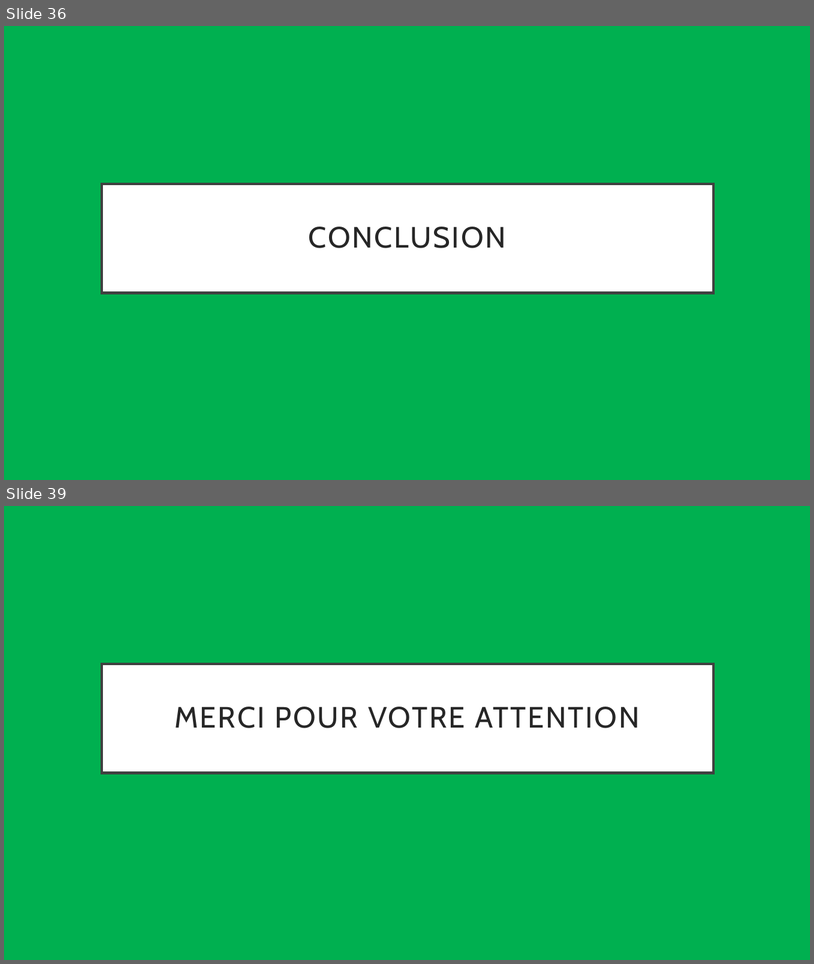
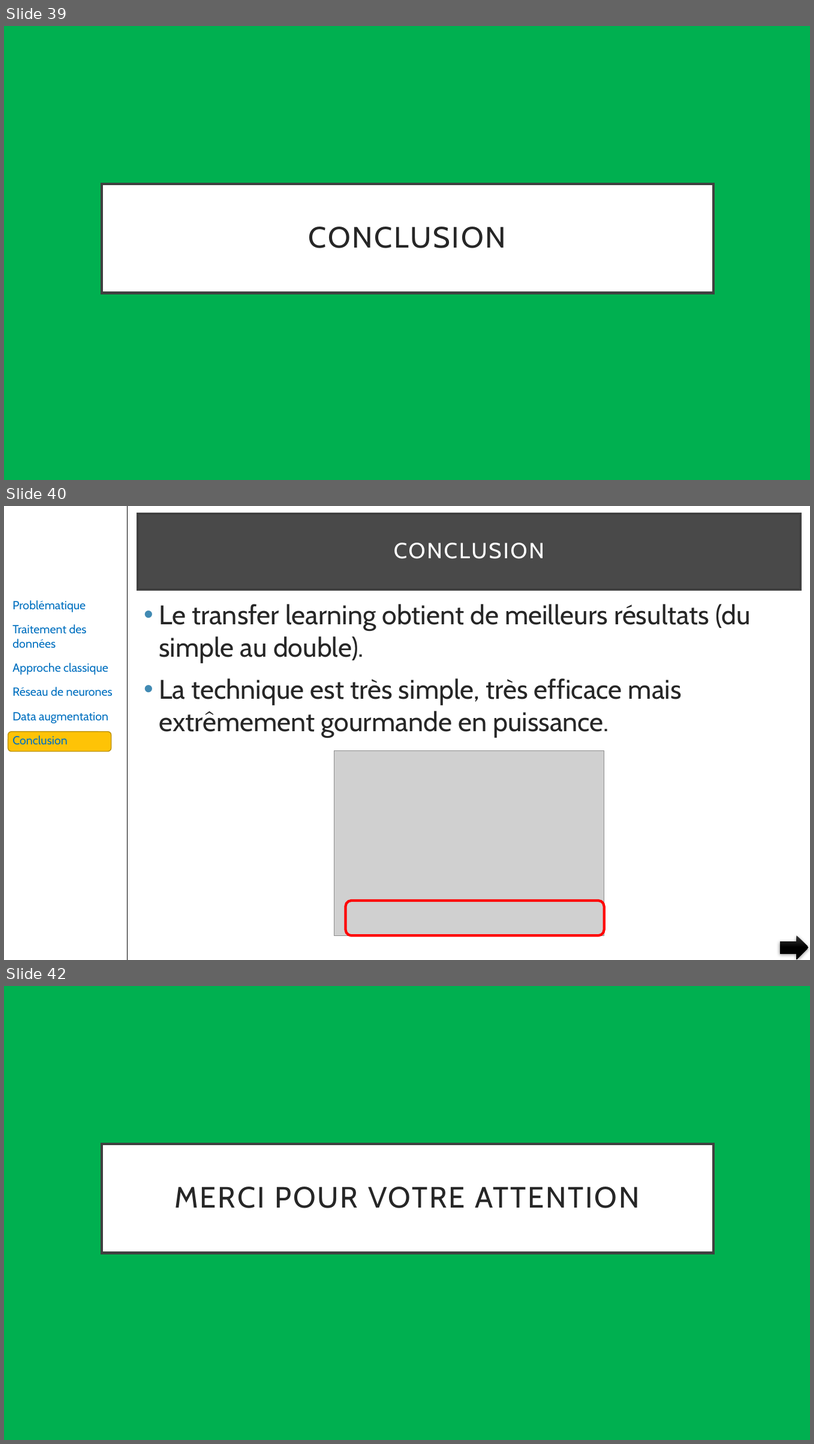
Before and after one commit to pfroide/python, a slide deck: Projet_7/p7.pptx. Shown one above the other, each under a label of ours: slides 36 and 39 before the commit, slides 39, 40 and 42 after it; the slides between them are not shown. The pictures are 814x964 and 814x1444 pixels, drawn with LibreOffice and Linux fonts; fonts in the diff are those of the drawing; grey boxes stand for pictures. Boxes give left, top, right and bottom in pixels: in the first picture for what was removed or moved away, otherwise in the second. Text is boxed around its words. In the diff, an @@ line names an element or a change of style, - is before the commit and + after.

```diff
--- a/Projet_7/p7.pptx
+++ b/Projet_7/p7.pptx
@@ slide 40 added at (4, 506, 810, 960), background #FFFFFF @@
@@ line added from (128, 506) to (128, 960), #000000 1 pt @@
@@ title added at (138, 514, 801, 589), fill #0D0D0D at 75% opacity, outline #404040 2.5 pt, 26 pt, text #FFFFFF @@
+CONCLUSION
@@ text added at (12, 600, 113, 745), 14 pt, text #0070C0 @@
+Problématique
+Traitement des données
+Approche classique
+Réseau de neurones
+Data augmentation
+Conclusion
@@ text added at (159, 604, 751, 738), 32 pt, text #262626 @@
+• Le transfer learning obtient de meilleurs résultats (du simple au double).
+• La technique est très simple, très efficace mais extrêmement gourmande en puissance.
@@ rounded rectangle added at (8, 732, 111, 751), fill #FEC306, outline #BC9004 1 pt @@
@@ picture added at (335, 751, 605, 936) @@
@@ rounded rectangle added at (346, 900, 605, 936), outline #FF0000 3 pt @@
@@ right arrow added at (781, 936, 809, 959), fill gradient #393939 to #000000 @@
@@ what was slide 36 is now slide 39 @@
@@ what was slide 39 is now slide 42 @@
```
Also in this commit, not shown: 5 slides changed, 32 other slides added, 30 slides removed.
